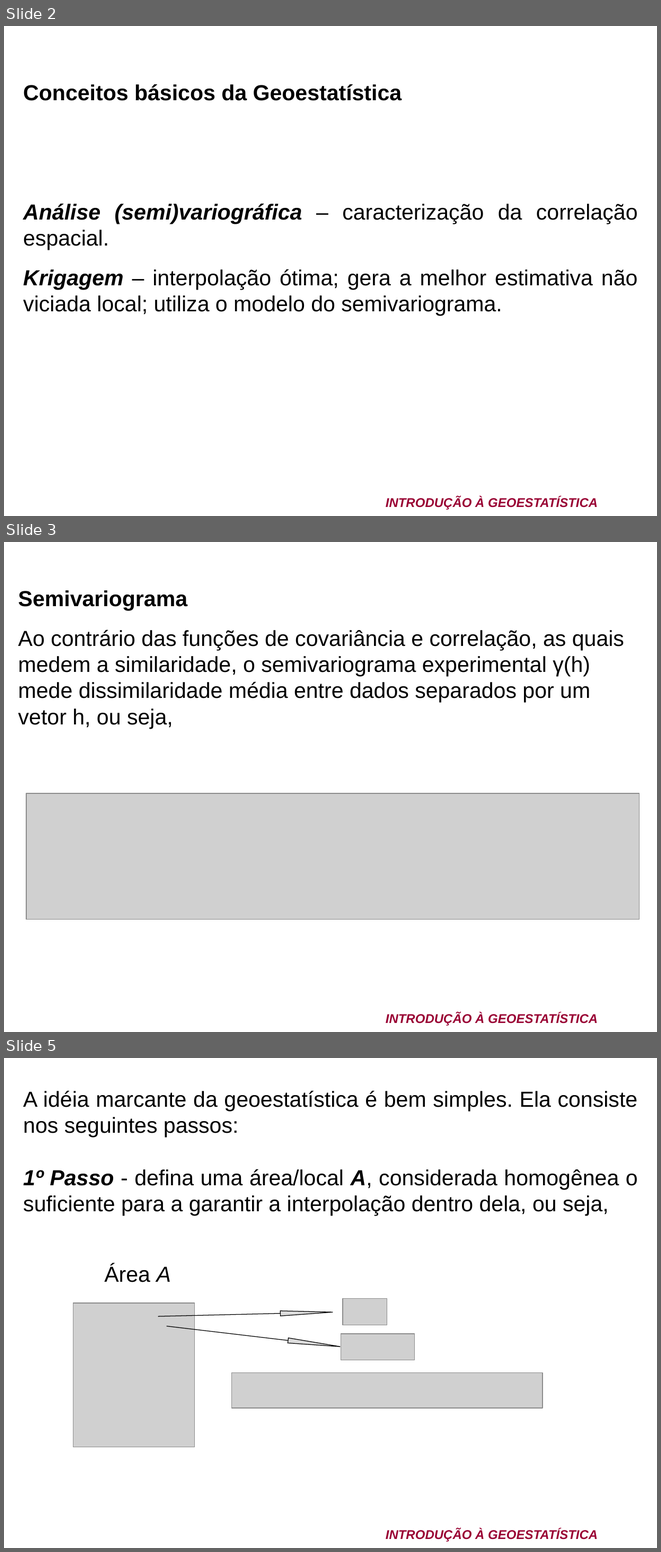
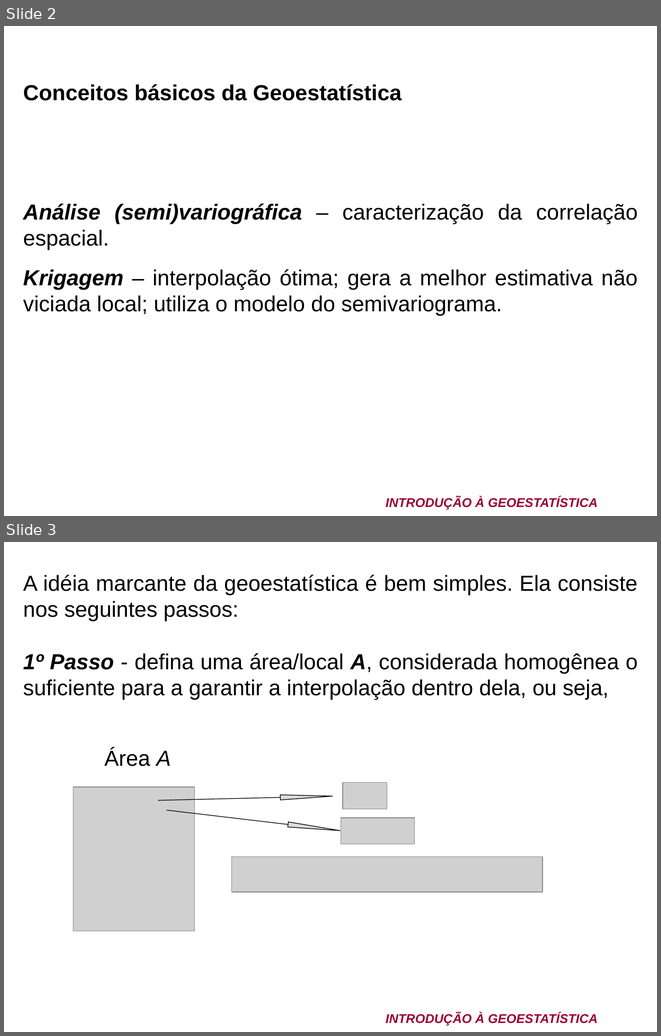
Before and after one commit to arpanosso/curso-gp-02-geoestatistica, a slide deck: pdf/Curso de geoestatistica CBCS 2011.ppt. Shown one above the other, each under a label of ours: slides 2, 3 and 5 before the commit, slides 2 and 3 after it; the slides between them are not shown. The pictures are 661x1552 and 661x1036 pixels, drawn with LibreOffice and Linux fonts; fonts in the diff are those of the drawing; grey boxes stand for pictures; background and template pictures are left out. Boxes give left, top, right and bottom in pixels: in the first picture for what was removed or moved away, otherwise in the second. Text is boxed around its words. In the diff, an @@ line names an element or a change of style, - is before the commit and + after.

Commit message:
parametros semivariograma

```diff
--- a/pdf/Curso de geoestatistica CBCS 2011.ppt
+++ b/pdf/Curso de geoestatistica CBCS 2011.ppt
@@ slide 3 removed at [4,542,657,1032], background picture (left out); not listed: 1 template element that a slide beside it also shows @@
@@ text removed at [18,590,624,729] @@
-Semivariograma
-Ao contrário das funções de covariância e correlação, as quais medem a similaridade, o semivariograma experimental γ(h) mede dissimilaridade média entre dados separados por um vetor h, ou seja,
@@ picture removed at [26,793,639,919] @@
@@ what was slide 5 is now slide 3 @@
```
Also in this commit, not shown: 1 other slide removed, 3 other files.
